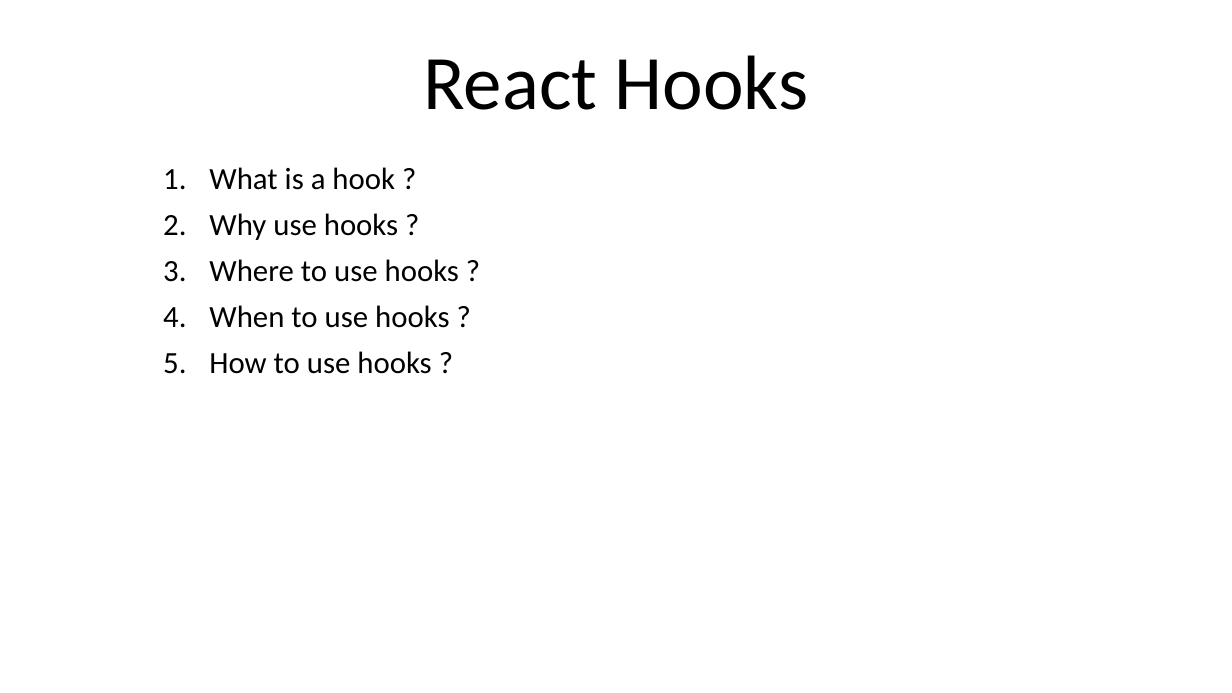
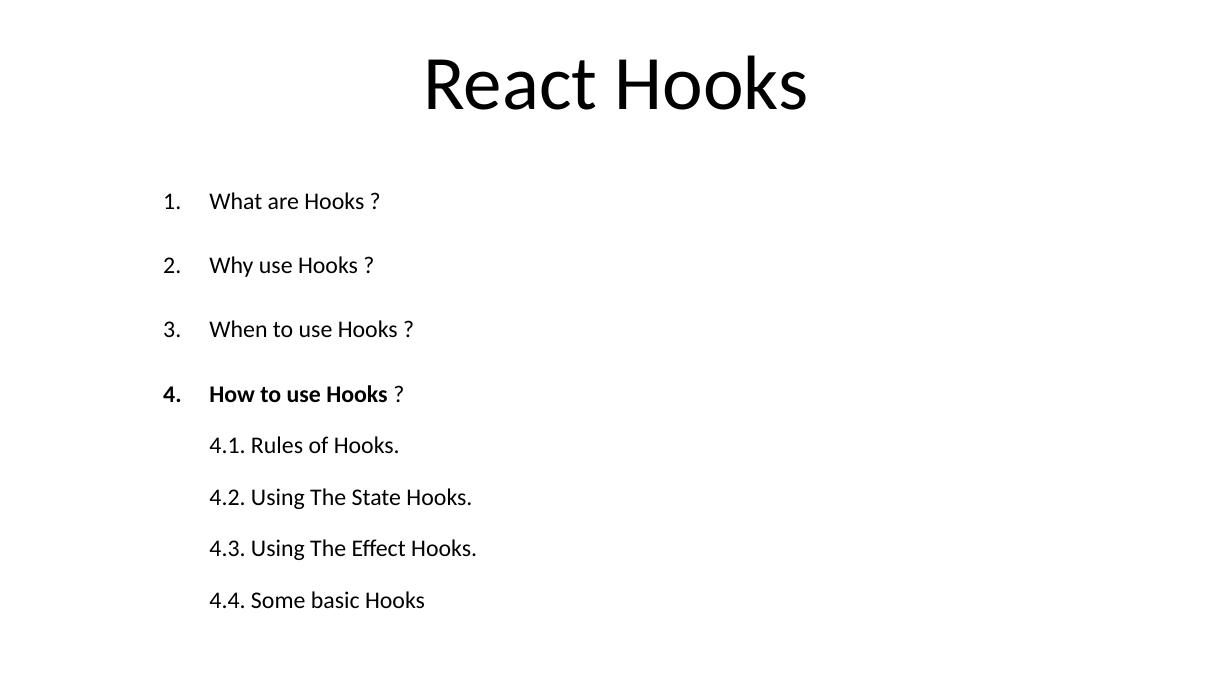
Before and after one commit to NhanHoang8195/react-hook-demo, a slide deck: slide 2 of ReactHooks.pptx (slide 1 before the commit). Drawn at 1232x693 pixels with LibreOffice and Linux fonts; fonts in the diff are those of the drawing. Boxes give left, top, right and bottom in pixels: in the first picture for what was removed or moved away, otherwise in the second. Text is boxed around its words. In the diff, an @@ line names an element or a change of style, - is before the commit and + after.

```diff
--- a/ReactHooks.pptx
+++ b/ReactHooks.pptx
@@ subtitle at (209, 192, 477, 608): text changed; size 24 to 18.6 pt @@
-1. What is a hook ?
-2. Why use hooks ?
-3. Where to use hooks ?
-4. When to use hooks ?
-5. How to use hooks ?
+1. What are Hooks ?
+2. Why use Hooks ?
+3. When to use Hooks ?
+4. How to use Hooks ?
+   4.1. Rules of Hooks.
+   4.2. Using The State Hooks.
+   4.3. Using The Effect Hooks.
+   4.4. Some basic Hooks
```
Also in this commit, not shown: 2 other slides changed, 7 slides added, 1 slide removed.
